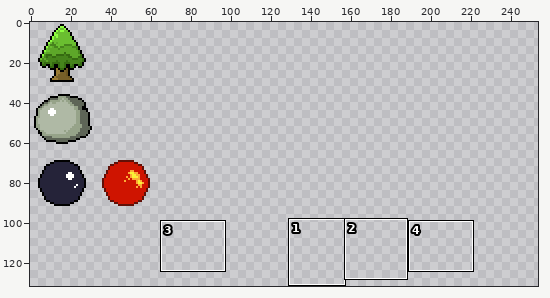
One commit to this pixel-art file: ruzzle_sprites/objects.aseprite. The picture above shows the old version from afar; the outline marks the close-up.
Close-up. Old version:
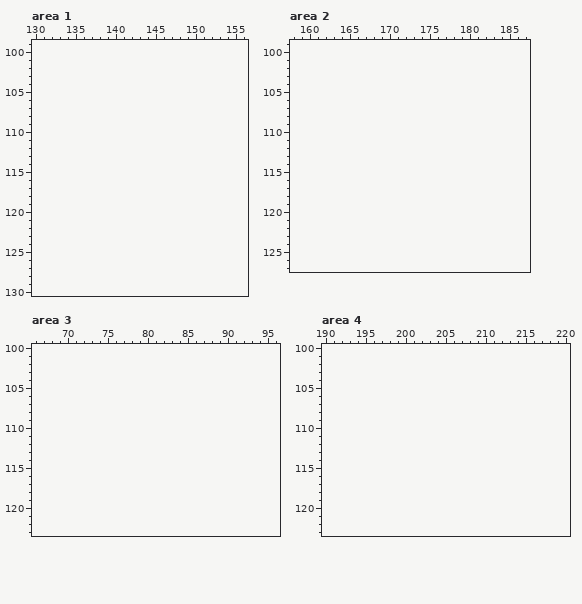
64x128 pixels, 1 frame. Shown: area 1: x 130..156, y 99..130; area 2: x 158..187, y 99..127; area 3: x 66..96, y 100..123; area 4: x 190..220, y 100..123. The old version is drawn lined up with the new one, on the new canvas. The wide view leaves out empty margins. The commit also changed other parts of the picture, which this record leaves out.
The result:
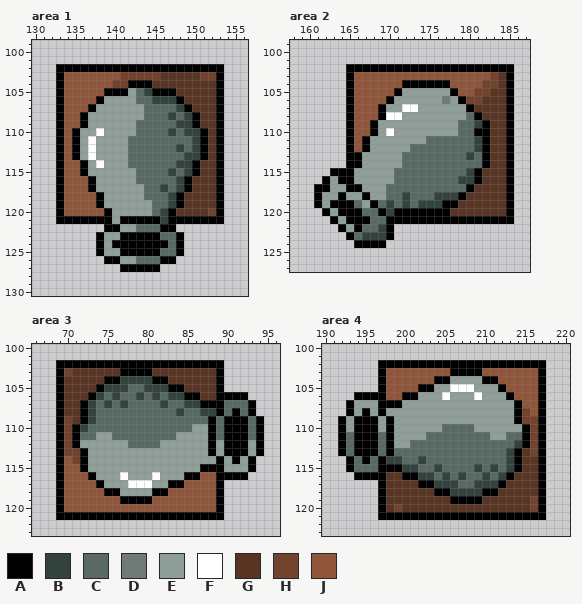
Palette (. is transparent): A #000000  B #34423e  C #596a65  D #707b78  E #909e9a  F #ffffff  G #583423  H #72442e  J #8f563b
Changes in this commit:
canvas 64x128 -> 256x256
Changed rows in their new state; - is an unchanged pixel.
Area 1:
first column x 133:
102 AAAAAAAAAAAAAAAAAAAAA
103 AJJJJJJJHHHHHGGGGGHHA
104 AJJJJJJHHAAAGGGGGGGGA
105 AJJJJJAAAECBAAAGGGGGA
106 AJJJJAEEEECCBBBAGGGGA
107 AJJJAEEEEEECCCCBAGGGA
108 AJJAEEEEEEECCCBCBAGGA
109 AJJAEEEEEECCCCCBBAGGA
110 AJAEEFEEEECCCCBCBBAGA
111 AJAEFEEEECCCCCCCCBAGA
112 AJAEFEEEECCCCCCBCBAGA
113 AJAEFEEEECCCCCCCBBAGA
114 AJJAEFEEECCCCCCBBAGGA
115 AJJAEEEEEECCCCBCBAGGA
116 AJJJAEEEEECCCCCBAGGGA
117 AJJJAEEEEEECCBCBAGGGA
118 AJJJJAEEEEECCCBAGGGGA
119 AJJJJAEEEEEECCBAGGGGA
120 AJJJJJAEEEEECBAGGGGHA
121 AAAAAAAEAAAAABAAAAAAA
122 ------AAEECCCAA------
123 -----AEEAAAAACCA-----
124 -----AEAAAAAAACA-----
125 -----AEEAAAAACCA-----
126 ------AAEECCCAA------
127 --------AAAAA--------
Area 2:
first column x 161:
102 ----AAAAAAAAAAAAAAAAAAAAA
103 ----AJJJJJJJJJJJJJJJJJHGA
104 ----AJJJJJJAAAAAAJJJJHHGA
105 ----AJJJJJAEEEEEEAJJHHGGA
106 ----AJJJJAEEEEEEDEAHHGGGA
107 ----AJJJAEEFFEEEEEEAGGGGA
108 ----AJJJAFFEEEEEEEECAGGGA
109 ----AJJAEEEEEEEEEECCBAGGA
110 ----AJJAEFEEEEEEEECCAAGGA
111 ----AJAEEEEEEECCCCCCBAGGA
112 ----AJAEEEEECCCCCCCCBAGGA
113 ----AAEEEEECCCCCCCCBCAGGA
114 ----AAEEEEECCCCCCCCCCAGGA
115 --AAAEEEEECCCCCCCCCBAGGGA
116 -AEAAEEEEECCCCCCCCBBAGGGA
117 AAEEAAEEECCCCCCCCCCAGGGGA
118 AEEAEEAEECCBCCCBBBAGGGGGA
119 AEAAACEACBCBCBBBAAGGGGGGA
120 -AEAAACCABAAAAAAAGGGGGGGA
121 --AEAAACCAAAAAAAAAAAAAAAA
122 ---AEACCBA---------------
123 ----ACBBBA---------------
124 -----AAAA----------------
Area 3:
first column x 69:
102 AAAAAAAAAAAAAAAAAAAAA-----
103 AHGGGGGGAAAAGGGGGGGGA-----
104 AGGGGGAABBBBAAGGGGGGA-----
105 AGGGGABBBCCBBBAAGGGGA-----
106 AGGGABCBCCBCBCBBAAGGAAAA--
107 AGGABCBCBCCCCBCCBBAAACCCA-
108 AGGABCCCCCCCCCCBCCBBACACA-
109 AHGABCCCCCCCCCCCCCCACAAACA
110 AHABCCCCCCCCCCCCCEEACAAACA
111 AHACCEECCCCCCCCEEEEACAAACA
112 AHAEEEEEECCCCEEEEEEAEAAAEA
113 AHHAEEEEEEEEEEEEEEEAEAAAEA
114 AJHAEEEEEEEEEEEEEEEEAEAEA-
115 AJJAEEEEEEEEEEEEEEAAAEEEA-
116 AJJJAEEEFEEEFEEEAAJJAAAA--
117 AJJJJAEEEFFFEEAAJJJJA-----
118 AJJJJJAAEEEEAAJJJJJJA-----
119 AJJJJJJJAAAAJJJJJJJJA-----
120 AJJJJJJJJJJJJJJJJJJJA-----
121 AAAAAAAAAAAAAAAAAAAAA-----
Area 4:
first column x 192:
102 -----AAAAAAAAAAAAAAAAAAAAA
103 -----AJJJJJJJJAAAAJJJJJJJA
104 -----AJJJJJJAAEEEEAAJJJJJA
105 -----AJJJJAAEEFFFEEEAJJJJA
106 --AAAAJJAAEEEFEEEFEEEAJJJA
107 -AEEEAAAEEEEEEEEEEEEEEAJJA
108 -AEAEAEEEEEEEEEEEEEEEEAHJA
109 AEAAAEAEEEEEEEEEEEEEEEAHHA
110 AEAAAEAEEEEEECCCCEEEEEEAHA
111 ACAAACAEEEECCCCCCCCEECCAHA
112 ACAAACAEECCCCCCCCCCCCCBAHA
113 ACAAACACCCCCCCCCCCCCCBAGHA
114 -ACACABBCCBCCCCCCCCCCBAGGA
115 -ACCCAAABBCCBCCCCBCBCBAGGA
116 --AAAAGGAABBCBCBCCBCBAGGGA
117 -----AGGGGAABBBCCBBBAGGGGA
118 -----AGGGGGGAABBBBAAGGGGGA
119 -----AGGGGGGGGAAAAGGGGGGHA
120 -----AGHGGGGGGGGGGGGGGGGHA
121 -----AAAAAAAAAAAAAAAAAAAAA
Pixel boxes of the changes (left, top, right, bottom) in both close-ups:
added: (56, 64, 224, 272)
added: (314, 64, 514, 248)
added: (56, 360, 264, 520)
added: (338, 360, 546, 520)
